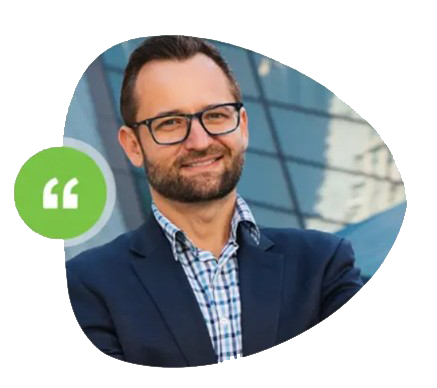
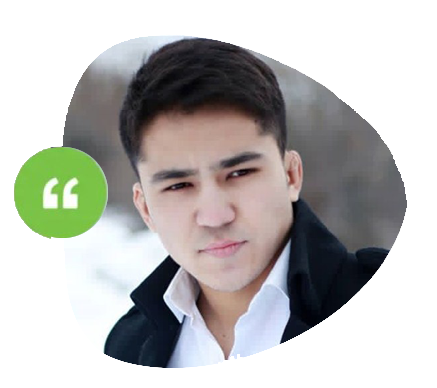
Layer changes from the first 437 x 388 image to the second:
added layer "Layer 3" above "Layer 2" over [51, 35, 407, 368]
hid "Layer 1", painted on it over [51, 35, 407, 368]
